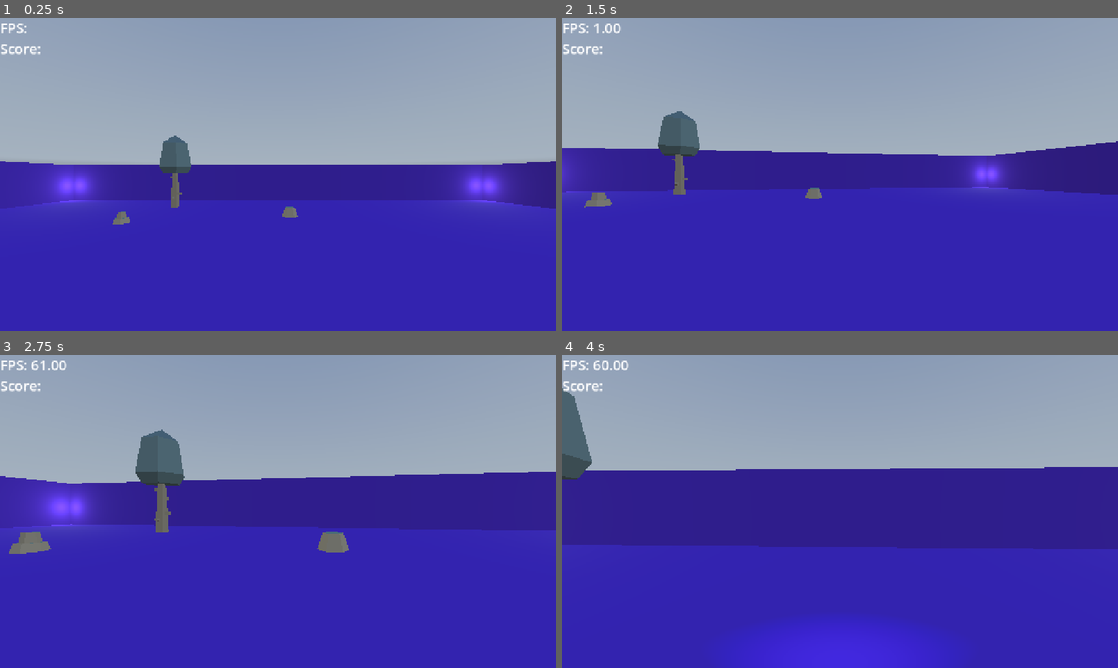
Above: before the commit, frames 1-4 (two rows, left to right).
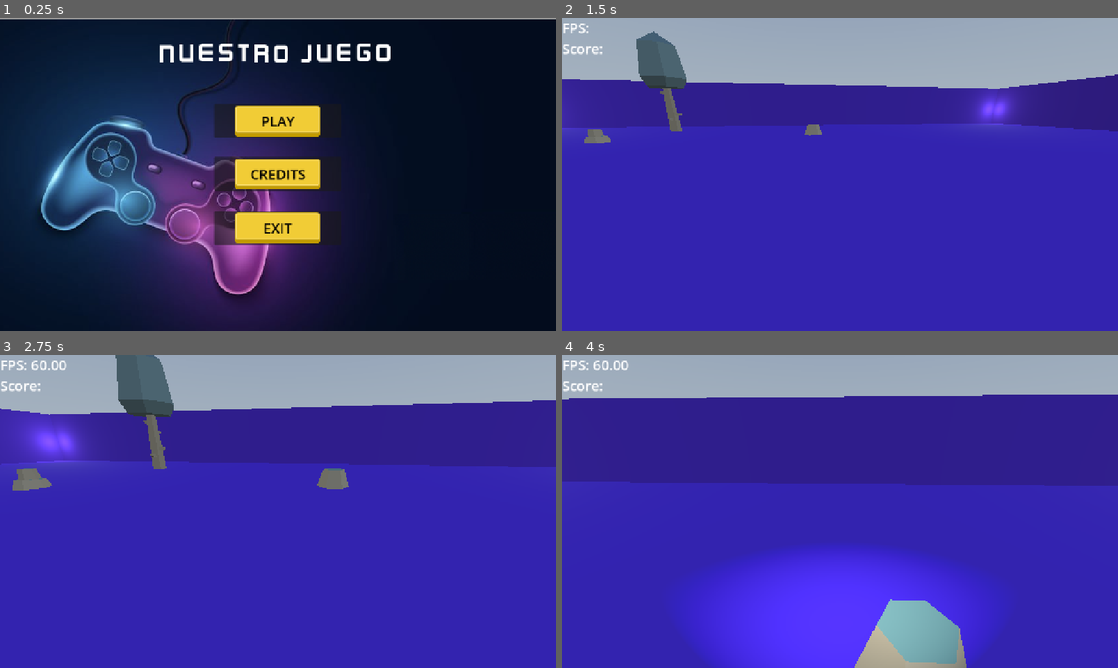
Above: after the commit, the same moments.

Repository: KealPetu/game-kapt-1
Game: Godot game, scene res://Scenes/MainMenu.tscn
Same seed, same stepped clock (60 frames per second), same inputs: the game is played once before the commit and once after it. Before the commit the project starts from res://Scenes/Game.tscn. A sky picture missing from this copy of the repository is replaced by a grey-blue gradient.
Inputs (mouse positions are in pixels of both pictures, inside the frame that each line leads up to):
- Up to frame 1 (0.25 s): no input
- Up to frame 2 (1.5 s): click (840, 121) at 0.5 s, where only the run after the commit has a clickable "PLAY"; move the mouse to (867, 174) at 1.27 s; hold W (forwards) from 1.28 s (still down); hold F (flashlight_toggle) from 1.28 s (still down)
- Up to frame 3 (2.75 s): keep holding W (forwards); tap Space (jump) at 1.52, 2.27 s; move the mouse to (250, 511) at 2.02 s; release F (flashlight_toggle) at 2.03 s; tap Shift (sprint) at 2.1 s
- Up to frame 4 (4 s): keep holding W (forwards); move the mouse to (851, 505) at 2.77 s; hold F (flashlight_toggle) 2.78-3.53 s; move the mouse to (834, 517) at 3.52 s; tap Shift (sprint) at 3.6 s; tap Space (jump) at 3.77 s

The runs differ from the first frame. In frame 1, 100% of the frame differs, in the area x 0-100%, y 0-100%; in frame 2, 34%; in frame 3, 39%; in frame 4, 61%.

Commit message:
Game entry point updated to MainMenu scene

Diff:
--- a/project.godot
+++ b/project.godot
@@ -11,7 +11,7 @@
 [application]
 
 config/name="GameKAPT1"
-run/main_scene="uid://bwxk6ehjrqy6q"
+run/main_scene="uid://cha6q4e20x4o0"
 config/features=PackedStringArray("4.7", "GL Compatibility")
 config/icon="res://icon.svg"
 
